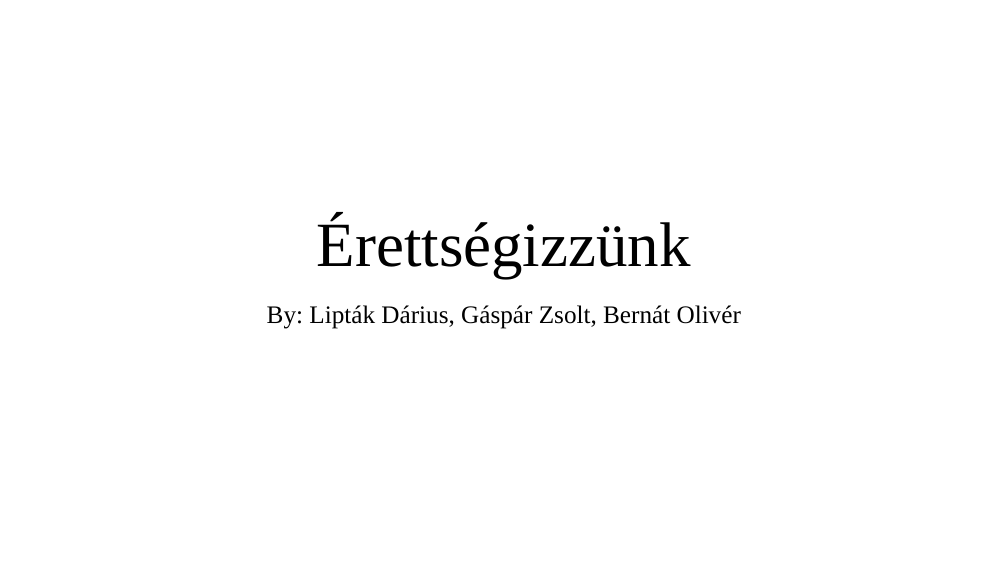
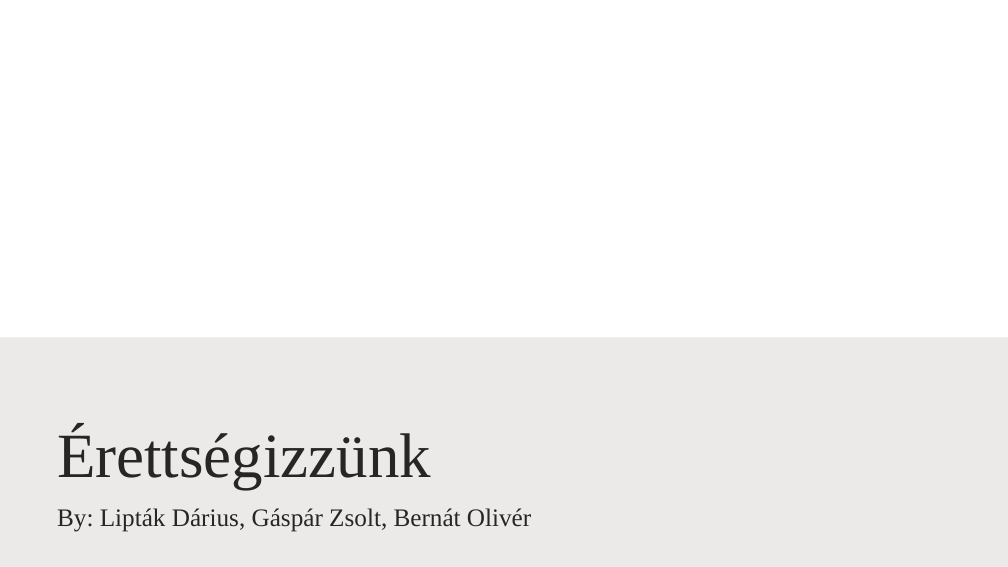
Before and after one commit to zsolti6/Erettsegizzunk, a slide deck: slide 1 of erettsegizzunk.pptx. Drawn at 1008x567 pixels with LibreOffice and Linux fonts; fonts in the diff are those of the drawing; background and template pictures are left out. Boxes give left, top, right and bottom in pixels: in the first picture for what was removed or moved away, otherwise in the second. Text is boxed around its words. In the diff, an @@ line names an element or a change of style, - is before the commit and + after.

```diff
--- a/erettsegizzunk.pptx
+++ b/erettsegizzunk.pptx
@@ rectangle added at [0,337,1008,567], fill #82766A at 15% opacity @@
@@ title "Érettségizzünk": place and size @@
-title "Érettségizzünk" at [317,217,691,278]
+title "Érettségizzünk" at [57,428,431,489]
@@ title "Érettségizzünk" at [57,428,431,489]: text colour #000000 to #262626; alignment centre to left @@
@@ subtitle "By: Lipták Dárius, Gáspár Zsolt, ..." at [57,508,531,532]: text colour #000000 to #262626; alignment centre to left @@
@@ subtitle "By: Lipták Dárius, Gáspár Zsolt, ...": place and size @@
-subtitle "By: Lipták Dárius, Gáspár Zsolt, ..." at [267,305,741,329]
+subtitle "By: Lipták Dárius, Gáspár Zsolt, ..." at [57,508,531,532]
```
Also in this commit, not shown: 7 other slides changed, 9 slides added, 1 other file.
